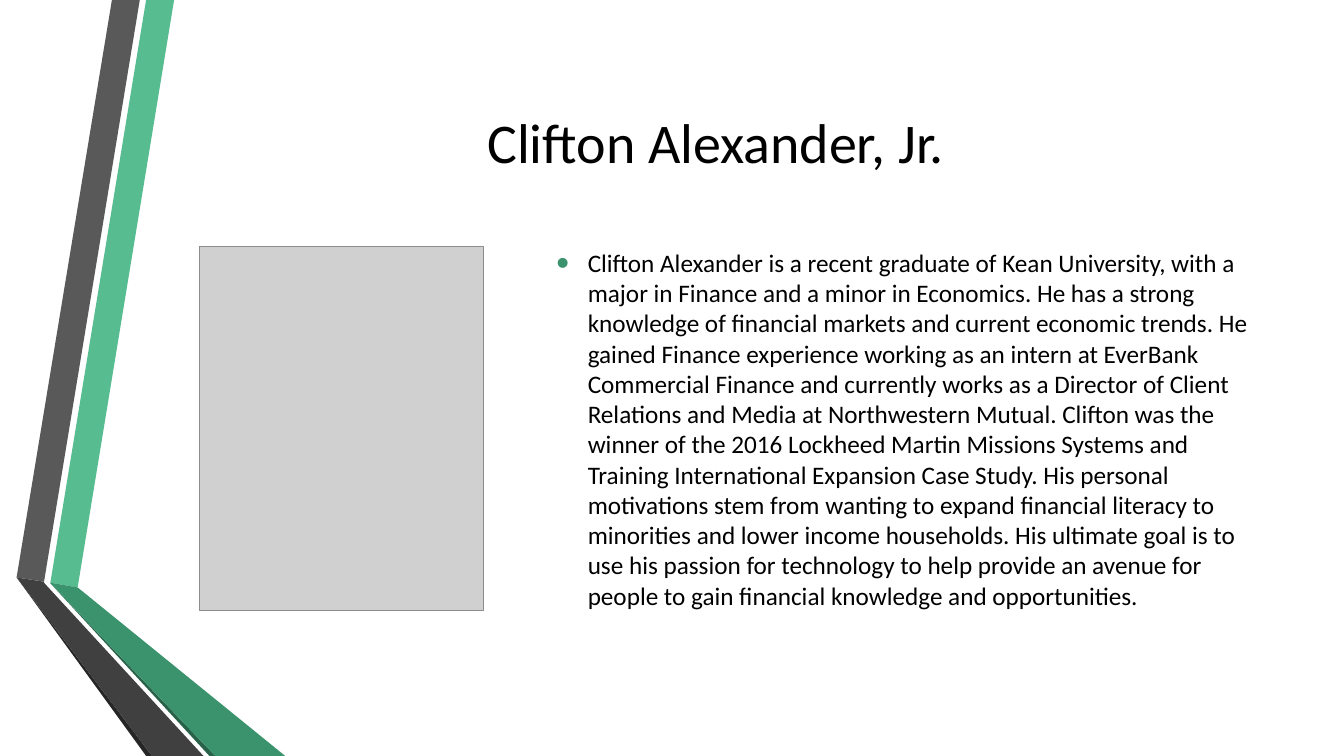
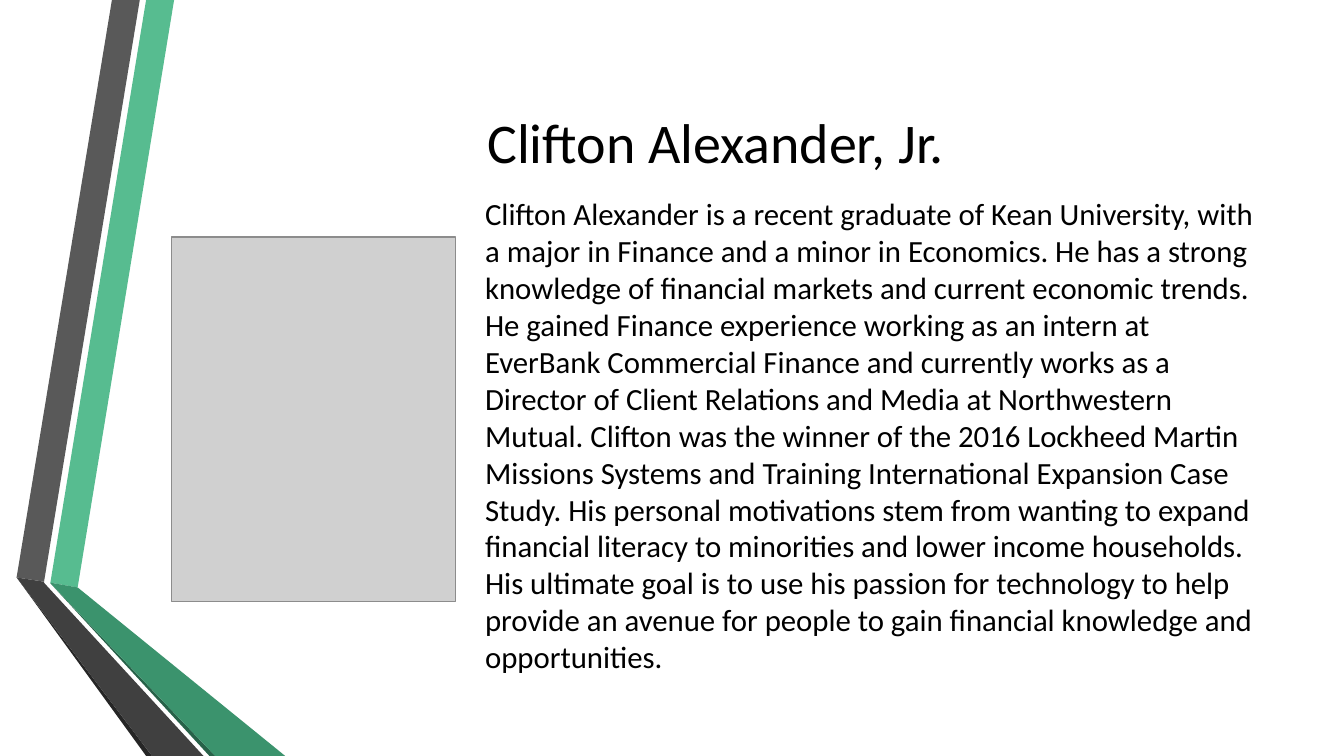
Before and after one commit to cjalexander94/DisruptHarlem03, a slide deck: slide 1 of clifton_alexander/individual_project/project/finesse_business/Finesse Pitch Deck.pptx. Drawn at 1344x756 pixels with LibreOffice and Linux fonts; fonts in the diff are those of the drawing; grey boxes stand for pictures; background and template pictures are left out. Boxes give left, top, right and bottom in pixels: in the first picture for what was removed or moved away, otherwise in the second. Text is boxed around its words. In the diff, an @@ line names an element or a change of style, - is before the commit and + after.

```diff
--- a/clifton_alexander/individual_project/project/finesse_business/Finesse Pitch Deck.pptx
+++ b/clifton_alexander/individual_project/project/finesse_business/Finesse Pitch Deck.pptx
@@ text "Clifton Alexander is a recent ...": place and size @@
-text "Clifton Alexander is a recent ..." at [588, 254, 1247, 610]
+text "Clifton Alexander is a recent ..." at [485, 203, 1252, 673]
@@ text "Clifton Alexander is a recent ..." at [485, 203, 1252, 673]: size 18 to 22 pt; bullet • to none @@
@@ picture: place and size @@
-picture at [200, 247, 484, 611]
+picture at [171, 237, 456, 601]
```
Also in this commit, not shown: 5 other slides changed, 1 slide added, 1 slide removed, 3 other files.
